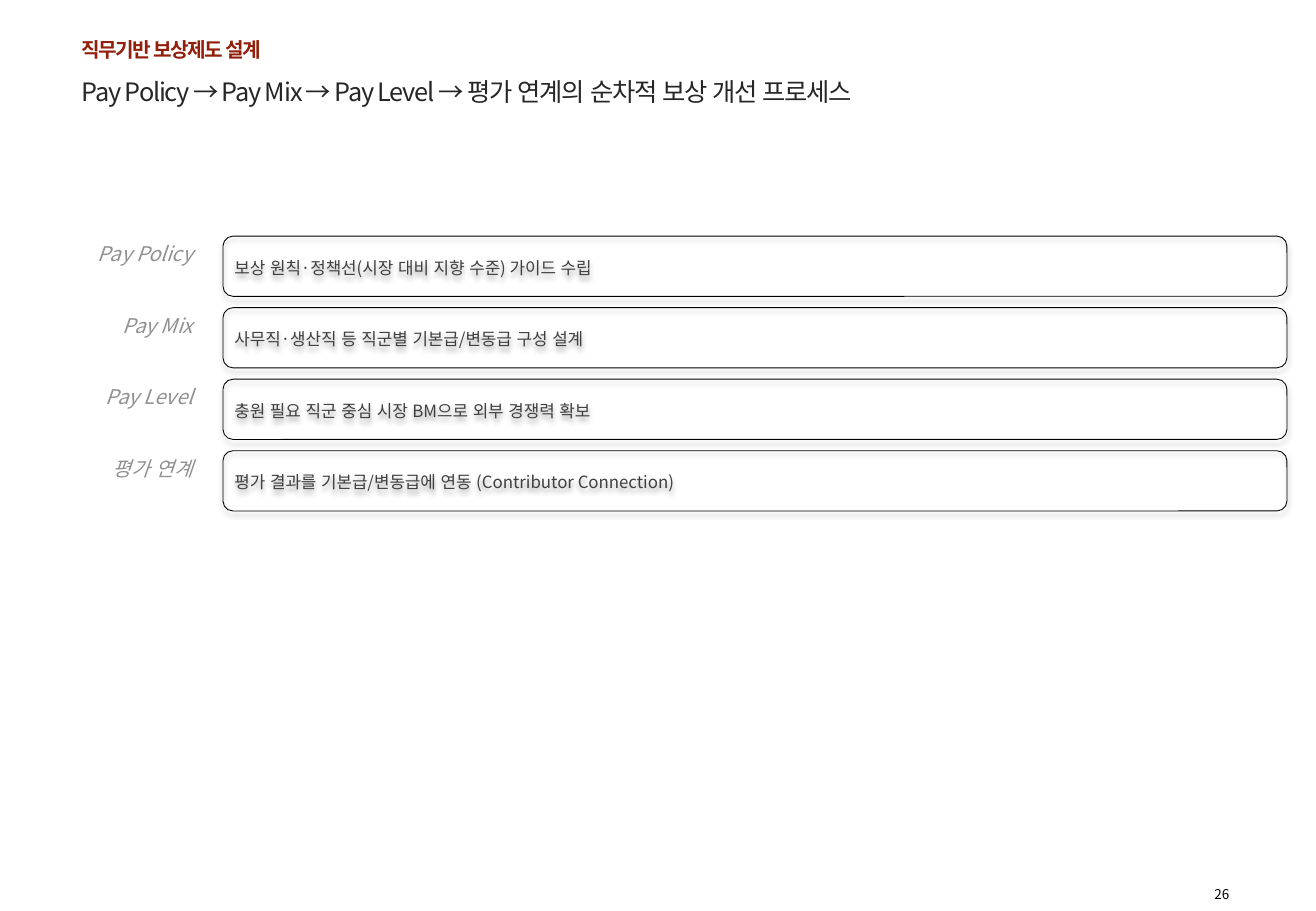
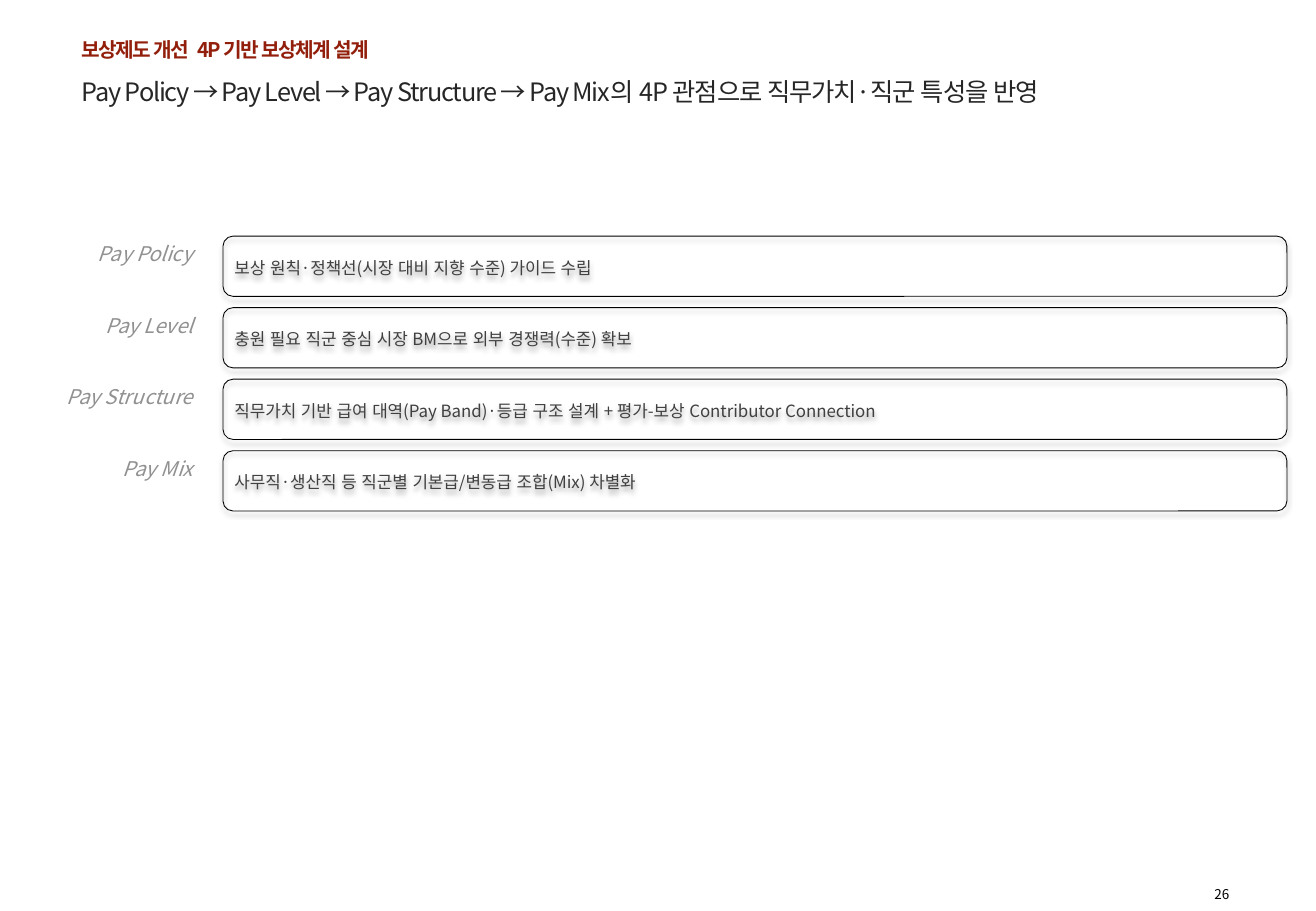
Before and after one commit to 0101-commits/ppt-skill, a slide deck: slide 27 of HCG_롯데케미칼_직무기반HR_제안서_Draft.pptx. Drawn at 1316x911 pixels with LibreOffice and Linux fonts; fonts in the diff are those of the drawing; background and template pictures are left out. Boxes give left, top, right and bottom in pixels: in the first picture for what was removed or moved away, otherwise in the second. Text is boxed around its words. In the diff, an @@ line names an element or a change of style, - is before the commit and + after.

```diff
--- a/HCG_롯데케미칼_직무기반HR_제안서_Draft.pptx
+++ b/HCG_롯데케미칼_직무기반HR_제안서_Draft.pptx
@@ title at (82, 40, 369, 59): text changed @@
-직무기반 보상제도 설계
+보상제도 개선 4P 기반 보상체계 설계
@@ text at (82, 80, 1038, 107): text changed @@
-Pay Policy → Pay Mix → Pay Level → 평가 연계의 순차적 보상 개선 프로세스
+Pay Policy → Pay Level → Pay Structure → Pay Mix의 4P 관점으로 직무가치·직군 특성을 반영
@@ text at (105, 318, 193, 338): text changed @@
-Pay Mix
+Pay Level
@@ rounded rectangle "충원 필요 직군 중심 시장 ...": place and size @@
-rounded rectangle "충원 필요 직군 중심 시장 ..." at (224, 379, 1288, 440)
+rounded rectangle "충원 필요 직군 중심 시장 ..." at (224, 307, 1288, 368)
@@ rounded rectangle removed at (224, 307, 1288, 368) @@
-사무직·생산직 등 직군별 기본급/변동급 구성 설계
@@ text in rounded rectangle at (234, 331, 632, 348): text changed @@
-충원 필요 직군 중심 시장 BM으로 외부 경쟁력 확보
+충원 필요 직군 중심 시장 BM으로 외부 경쟁력(수준) 확보
@@ text at (67, 389, 193, 409): text changed @@
-Pay Level
+Pay Structure
@@ rounded rectangle added at (224, 379, 1288, 440), outline #000000 0.5 pt, 10 pt, text #404040 @@
+직무가치 기반 급여 대역(Pay Band)·등급 구조 설계 + 평가-보상 Contributor Connection
@@ text at (123, 460, 193, 481): text changed @@
-평가 연계
+Pay Mix
@@ text in rounded rectangle at (234, 474, 635, 491): text changed @@
-평가 결과를 기본급/변동급에 연동 (Contributor Connection)
+사무직·생산직 등 직군별 기본급/변동급 조합(Mix) 차별화
```
Also in this commit, not shown: 13 other slides changed, 2 slides added, 2 slides removed, 2 other files.
